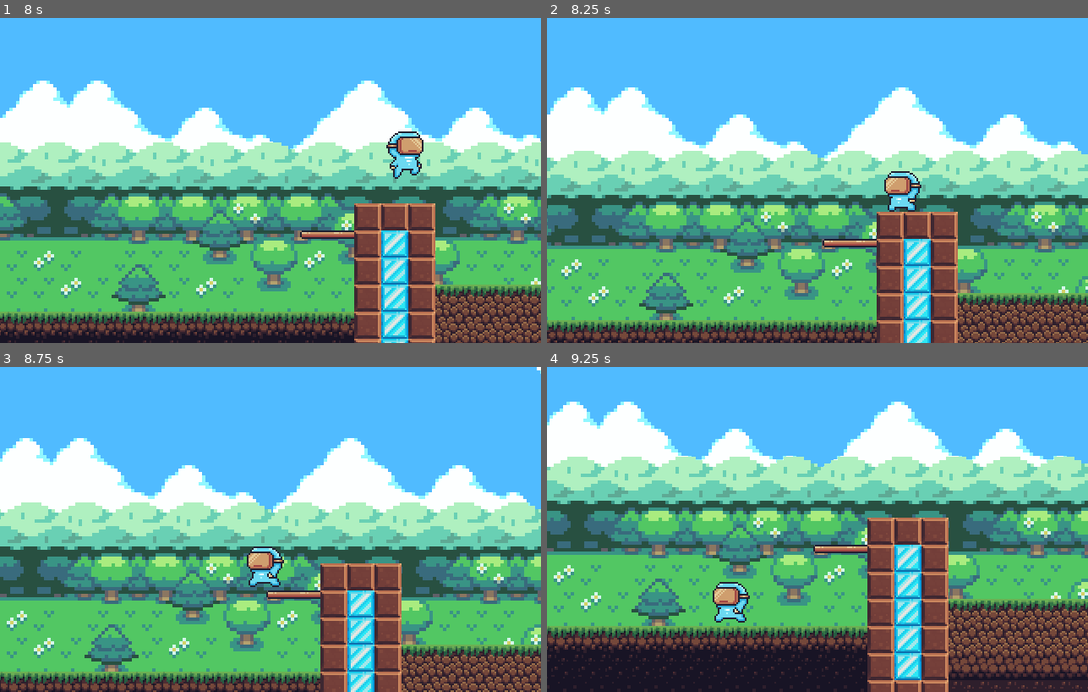
Above: before the commit, frames 1-4 (two rows, left to right).
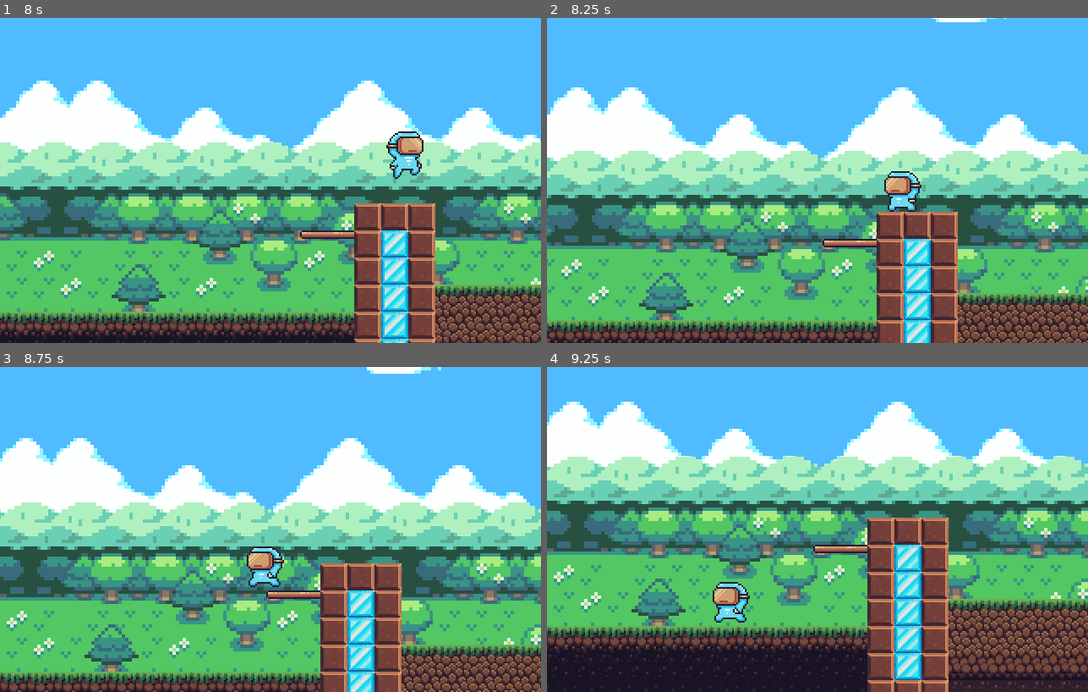
Above: after the commit, the same moments.

Repository: RIEart/zero
Game: Godot game, scene res://Levels/Level_01.tscn
Two runs of this game, one before a commit and one after it. Both use one fixed random seed, a clock stepped at 60 frames per second and the inputs below.
Inputs:
- Up to frame 1 (8 s): hold D (move_right) 0.53-2.03 s; tap Space (jump) at 0.77, 1.52, 3.02, 3.77, 4.52, 6.02, 6.77, 7.52 s; hold A (move_left) 2.03-4.28 s; hold D (move_right) from 4.28 s (still down)
- Up to frame 2 (8.25 s): release D (move_right) at 8.03 s; hold A (move_left) from 8.03 s (still down)
- Up to frame 3 (8.75 s): keep holding A (move_left)
- Up to frame 4 (9.25 s): keep holding A (move_left); tap Space (jump) at 9.02 s

Frame 1 is identical in both runs. In frame 2, 0.1% of the frame differs, in the area x 71-85%, y 0-2%; in frame 3, 0.2%, in the area x 67-100%, y 0-3%; in frame 4, nothing differs.

Commit message:
add paralax

Diff:
--- a/Levels/Level_01.tscn
+++ b/Levels/Level_01.tscn
@@ -863,6 +863,21 @@
 } ]
 67/z_index = 0
 
+[sub_resource type="Shader" id=30]
+code = "shader_type canvas_item;
+
+uniform vec2 Direction = vec2(1.0,0.0);
+uniform float Speed = 0.02f;
+
+void fragment() {
+	COLOR = texture(TEXTURE, UV + (Direction * TIME * Speed));
+}"
+
+[sub_resource type="ShaderMaterial" id=31]
+shader = SubResource( 30 )
+shader_param/Direction = Vector2( 1, 0 )
+shader_param/Speed = 0.02
+
 [node name="Level_01" type="Node2D"]
 
 [node name="TileMap" type="TileMap" parent="."]
@@ -890,6 +905,7 @@
 motion_mirroring = Vector2( 576, 0 )
 
 [node name="Sprite" type="Sprite" parent="ParallaxBackground/clouds"]
+material = SubResource( 31 )
 position = Vector2( -12, -234 )
 scale = Vector2( 2, 2 )
 texture = ExtResource( 6 )
Not shown: 1 places in Levels/Level_01.tscn that only renumber resources
